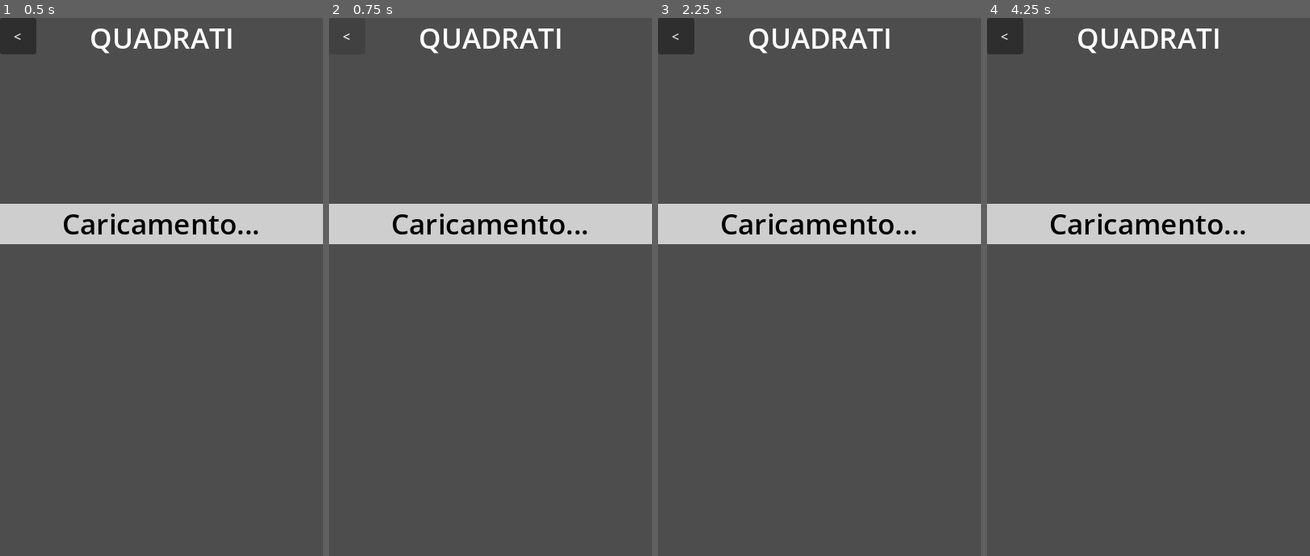
Above: before the commit, frames 1-4 (left to right).
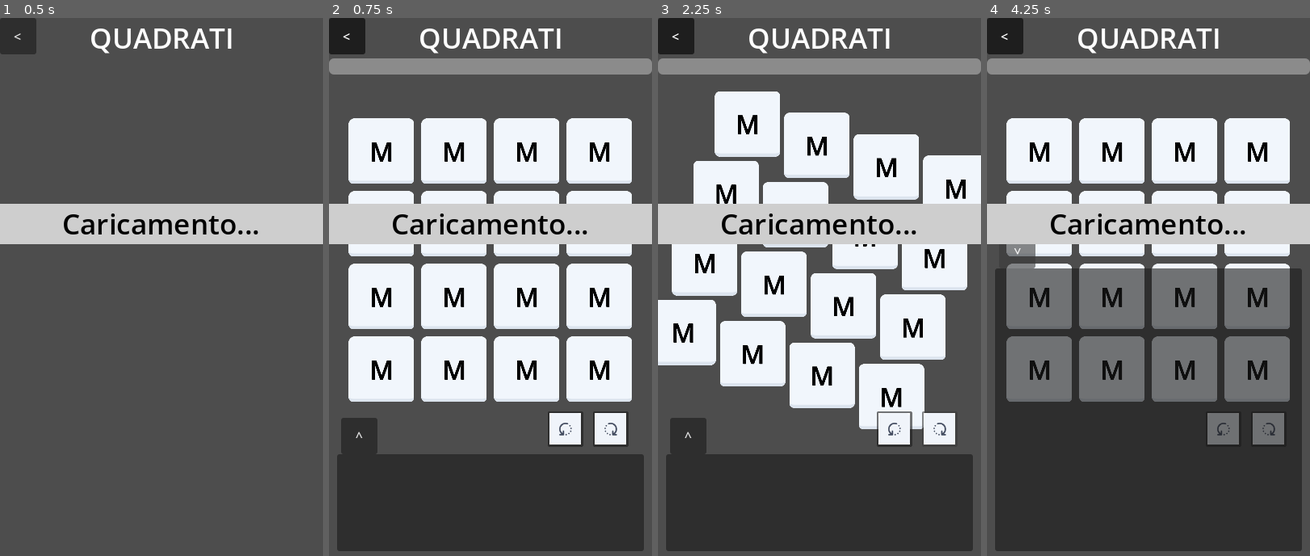
Above: after the commit, the same moments.

Repository: MarcoRizz/quadrati
Game: Godot game, scene res://scenes/main_window.tscn
Same seed, same stepped clock (60 frames per second), same inputs: the game is played once before the commit and once after it.
Inputs (mouse positions are in pixels of both pictures, inside the frame that each line leads up to):
- Up to frame 1 (0.5 s): no input
- Up to frame 2 (0.75 s): click "<" at 0.5 s
- Up to frame 3 (2.25 s): click (709, 152) at 1.27 s; click (939, 426) at 2.02 s
- Up to frame 4 (4.25 s): click (1222, 426) at 2.77 s; click (1016, 437) at 3.5 s, where only the run after the commit has a clickable "^"

Frame 1 is identical in both runs. In frame 2, 56% of the frame differs, in the area x 0-100%, y 0-100%; in frame 3, 55%; in frame 4, 67%, in the area x 0-100%, y 3-100%.
Error before the commit: Trying to assign value of type 'Nil' to a variable of type 'Dictionary'. (res://scripts/main_window.gd:82)
Error after the commit: Trying to assign value of type 'Nil' to a variable of type 'Dictionary'. (res://scripts/main_window.gd:89)

Commit message:
distruzione e creazione di nodi Game

Diff:
--- a/scenes/main_window.tscn
+++ b/scenes/main_window.tscn
@@ -21,6 +21,7 @@
 offset_bottom = 45.0
 pivot_offset = Vector2(22.5, 22.5)
 focus_mode = 0
+toggle_mode = true
 text = "<"
 
 [node name="Game" parent="." instance=ExtResource("3_kli33")]
@@ -43,5 +44,6 @@
 color = Color(0.808998, 0.808998, 0.808998, 1)
 polygon = PackedVector2Array(0, 0, 400, 0, 400, 50, 0, 50)
 
+[connection signal="toggled" from="YesterdayButton" to="." method="_on_yesterday_button_toggled"]
 [connection signal="attempt_result" from="Game" to="." method="_on_game_attempt_result"]
 [connection signal="game_complete" from="Game" to="." method="_on_game_game_complete"]
--- a/scripts/display.gd
+++ b/scripts/display.gd
@@ -6,9 +6,9 @@
 	pass # Replace with function body.
 
 
-func _on_grid_attempt_changed(add_char: bool, char: String) -> void:
+func _on_grid_attempt_changed(add_char: bool, letter: String) -> void:
 	if add_char:
-		text += char
+		text += letter
 	else:
 		text = text.erase(text.length() - 1, 1)
 
--- a/scripts/grid.gd
+++ b/scripts/grid.gd
@@ -95,15 +95,6 @@
 	$Timer.start()
 
 
-func deinstantiate() -> void: #TODO: da riconsiderare dopo riabilitazione pulsante yesterday
-	number_shown = false
-	for y in range(grid_size):
-		for x in range(grid_size):
-			tiles[x][y].passingWords.clear()
-			tiles[x][y].startingWords.clear()
-			# tiles[x][y].number_update()  #per ora non serve
-
-
 func elaborate_tile_coordinate(grid_vector: Vector2) -> Vector2:
 	return Vector2(
 		(tile_size + tile_spacing) * (grid_vector.x - 1.5),
@@ -131,7 +122,7 @@
 
 func _on_tile_selection_attempt(recived_tile: Node2D, selected: bool, letter: String):
 	if valid_attempt:
-		var attempt_len = len(attempt_tiles)
+		var attempt_len = attempt_tiles.size()
 		#capisco se sto tornando indietro o progredendo
 		if selected:
 			if attempt_len > 1 and recived_tile.grid_vect + attempt_tiles[-2].look_forward == attempt_tiles[-1].grid_vect:
--- a/scripts/main_game.gd
+++ b/scripts/main_game.gd
@@ -9,6 +9,8 @@
 signal attempt_result(word_finded: AttemptResult, word: String)
 signal reveal_word(word: String)
 signal game_complete()
+
+var history_mode = false
 
 var words = [] #colleziono tutte le parole
 var startingWords = [] #colleziono tutti gli inizi delle parole
@@ -39,10 +41,11 @@
 
 
 func load_game(data: Dictionary):
+	$Grid.history_mode = history_mode
 	# Aggiungi le parole
 	for i_parola in data.words:
 		words.append(i_parola)
-		$ProgressBar.max_value += len(i_parola)
+		$ProgressBar.max_value += i_parola.length()
 
 	# Salvo le posizioni iniziali
 	for i_start in data.startingLinks:
@@ -93,16 +96,16 @@
 
 func find_path_recursive_step(starting_tile: Array[Vector2], step: int, word: String) -> Array[Vector2]:
 	# Controllo se abbiamo raggiunto il numero di passi massimo
-	if step + 1 == len(word):
+	if step + 1 == word.length():
 		return starting_tile
 
 	else:
 		for dir in [Vector2(0, -1), Vector2(1, -1), Vector2(1, 0), Vector2(1, 1), Vector2(0, 1), Vector2(-1, 1), Vector2(-1, 0), Vector2(-1, -1)]:
 			var new_tile = starting_tile[-1] + dir
-			if new_tile.x >= 0 and new_tile.x < 4 and new_tile.y >= 0 and new_tile.y < 4 and starting_tile.find(new_tile) == -1 and $Grid.tiles[new_tile.x][new_tile.y].get_node("Sprite2D").get_node("Lettera").text == word[step + 1]:
+			if new_tile.x >= 0 and new_tile.x < 4 and new_tile.y >= 0 and new_tile.y < 4 and starting_tile.find(new_tile) == -1 and $Grid.tiles[new_tile.x][new_tile.y].get_letter() == word[step + 1]:
 				starting_tile.append(new_tile)
 				var path = find_path_recursive_step(starting_tile, step + 1, word)
-				if len(path) == len(word):
+				if path.size() == word.length():
 					return path
 				starting_tile.resize(starting_tile.size() - 1)
 
--- a/scripts/main_window.gd
+++ b/scripts/main_window.gd
@@ -13,17 +13,23 @@
 const fileName_old_grid := "user://lastsavedjson.save"
 const fileName_old_results := "user://lastsavedgame.save"
 
+const NodeGrid = preload("res://scenes/main_game.tscn")
+
 var todaysJson : Dictionary
 var todaysSave : Dictionary
 
+@onready var game_obj = $Game
+var game_obj_position # Lo assegno in _ready
+
 
 func _ready() -> void:
+	game_obj_position = game_obj.position
 	#leggo il file json di oggi
 	# Create an HTTP request node and connect its completion signal.
 	var http_request = HTTPRequest.new()
 	add_child(http_request)
 	http_request.request_completed.connect(self._http_request_completed)
-	$Game.hide()
+	game_obj.hide()
 	$MidText.show()
 
 	# Ottieni informazioni del client
@@ -60,7 +66,7 @@
 			return
 		var json_as_text = FileAccess.get_file_as_string(fileName_actual_grid)
 		todaysJson = JSON.parse_string(json_as_text)
-		load_data_to_game(todaysJson)
+		load_todays_data_to_game()
 
 
 # Called when the HTTP request is completed.
@@ -74,9 +80,10 @@
 				print("Saved JSON is corrupted, exiting")
 				get_tree().quit()
 				return
-			load_data_to_game(todaysJson)
-			return
-
+			load_todays_data_to_game()
+			return
+
+	# Ricevo il grid odierno
 	var json = JSON.new()
 	json.parse(body.get_string_from_utf8())
 	todaysJson = json.get_data()
@@ -93,13 +100,11 @@
 			print("Saved JSON is corrupted, exiting")
 			get_tree().quit()
 			return
-		load_data_to_game(todaysJson)
+		load_todays_data_to_game()
 		return
 
 	# Controlla se esiste già un file fileName_actual_grid
-	var local_saved_game = load_json_file(fileName_actual_grid, false)
-
-
+	var local_saved_game = load_json_file(fileName_actual_grid)
 	if not valid_game_file(local_saved_game) or not local_saved_game.todaysNum == todaysJson.todaysNum:
 		if not valid_game_file(local_saved_game):
 			if not local_saved_game == {}:
@@ -110,17 +115,38 @@
 		# Salva il nuovo file json in fileName_actual_grid
 		save_dictionary_file(todaysJson, fileName_actual_grid)
 
-	##in rifacimento
-	# Controlla se il 'todaysNum' del file salvato è diverso
+	# Controlla se il 'todaysNum' del file salvato è diverso (è cambiato giorno)
 	if valid_game_file(local_saved_game) and local_saved_game.todaysNum != todaysJson.todaysNum:
 		# Salva una copia del file esistente con il nuovo nome fileName_old_grid
 		save_dictionary_file(local_saved_game, fileName_old_grid)
 
 		# Salva il nuovo file json in fileName_actual_grid
 		save_dictionary_file(todaysJson, fileName_actual_grid)
-	##in rifacimento
-
-	load_data_to_game(todaysJson)
+
+	load_todays_data_to_game()
+
+
+func load_todays_data_to_game():
+	# Carico il salvataggio precedente
+	todaysSave = load_json_file(fileName_actual_results)
+	if not valid_save_file(todaysSave) or not todaysSave.todaysNum == todaysJson.todaysNum:
+		if not valid_save_file(todaysSave):
+			if not todaysSave == {}:
+				print("corrupted save file, ignoring it...")
+		else:
+			# Copia il contenuto del file in un nuovo file fileName_old_results
+			save_dictionary_file(todaysSave, fileName_old_results)
+		#creo un nuovo Dizionario vuoto col numero odierno
+		todaysSave.clear()
+		todaysSave.todaysNum = todaysJson.todaysNum
+		todaysSave.wordsFinded = []
+
+	# Carico la schermata
+	$Title.text += "#" + str(todaysJson.todaysNum)
+	game_obj.load_game(todaysJson)
+	game_obj.load_results(todaysSave)
+	game_obj.show()
+	$MidText.hide()
 
 
 func valid_game_file(file: Dictionary) -> bool:
@@ -129,33 +155,6 @@
 
 func valid_save_file(file: Dictionary) -> bool:
 	return file.has("todaysNum") and file.has("wordsFinded")
-
-func load_data_to_game(json_to_load, also_load_results: bool = true):
-	$Title.text += "#" + str(json_to_load.todaysNum)
-
-	#trasmetto le informazioni ricevute al Game
-	$Game.load_game(json_to_load)
-
-	#se trovo un file salvato odierno, carico le parole già trovate
-	if also_load_results:
-		todaysSave = load_json_file(fileName_actual_results)
-
-		if not valid_save_file(todaysSave) or not todaysSave.todaysNum == todaysJson.todaysNum:
-			if not valid_save_file(todaysSave):
-				if not todaysSave == {}:
-					print("corrupted save file, ignoring it...")
-			else:
-				# Copia il contenuto del file in un nuovo file fileName_old_results
-				save_dictionary_file(todaysSave, fileName_old_results)
-			#creo un nuovo Dizionario vuoto col numero odierno
-			todaysSave.clear()
-			todaysSave.todaysNum = todaysJson.todaysNum
-			todaysSave.wordsFinded = []
-		else:
-			$Game.load_results(todaysSave)
-
-	$Game.show()
-	$MidText.hide()
 
 
 #func _on_yesterday_button_pressed() -> void:
@@ -228,13 +227,42 @@
 		#load_data(yesterdaysJson)
 #
 		#$YesterdayButton.rotation = 0
-
-
-func load_json_file(fileName: String, expect_existing_file: bool = true) -> Dictionary:
+func _on_yesterday_button_toggled(toggled_on: bool) -> void:
+	var game_to_load: Dictionary
+	var save_to_load: Dictionary
+	if toggled_on:
+		# Carico i dati vecchi
+		game_to_load = load_json_file(fileName_old_grid)
+		if not valid_game_file(game_to_load) and not game_to_load == {}:
+			#TODO: messaggio a schermo
+			print("corrupted old json file, old results view canceled")
+			return
+		save_to_load = load_json_file(fileName_old_results)
+		if not valid_save_file(save_to_load) or not save_to_load.todaysNum == game_to_load.todaysNum:
+			if not valid_save_file(save_to_load) and not save_to_load == {}:
+				print("corrupted old save file, ignoring it...")
+			save_to_load.clear()
+	else:
+		game_to_load = todaysJson
+		save_to_load = todaysSave
+
+	# Cancello Game vecchio e ne istanzio uno nuovo
+	#game_obj.queue_free()
+	game_obj.free()
+	var new_grid = NodeGrid.instantiate()
+	add_child(new_grid)
+	game_obj = new_grid
+	game_obj.position = game_obj_position
+
+	$Title.text = "QUADRATI#" + str(game_to_load.todaysNum)
+	game_obj.history_mode = toggled_on
+	game_obj.load_game(game_to_load)
+	game_obj.load_results(save_to_load)
+	game_obj.history_mode = toggled_on
+
+
+func load_json_file(fileName: String) -> Dictionary:
 	if not FileAccess.file_exists(fileName):
-		if expect_existing_file:
-			print("load_json_file -> file non trovato: ", fileName)
-			return {}
 		return {}
 
 	# Carica il file di salvataggio
--- a/scripts/progress_bar.gd
+++ b/scripts/progress_bar.gd
@@ -9,7 +9,7 @@
 	pass # Replace with function body.
 
 func increase(word: String) -> void:
-	value += len(word)
+	value += word.length()
 
 	if not initials_threshold and value * 3.0 > max_value * 1.0:
 		initials_threshold = true
--- a/scripts/tile.gd
+++ b/scripts/tile.gd
@@ -29,13 +29,17 @@
 	$Sprite2D/Lettera.text = letters[grid_vect.x][grid_vect.y]
 
 
+func get_letter() -> String:
+	return $Sprite2D/Lettera.text
+
+
 func set_passingWords(indexes: Array, words: Array) -> void:
 	for i in indexes[grid_vect.x][grid_vect.y]:
 		passingWords.append(words[i])
 
 
 func number_update() -> void:
-	var new_number = len(startingWords);
+	var new_number = startingWords.size();
 	$Sprite2D/Numero.text = str(new_number)
 	if grid.history_mode:    #TODO: <-- da timuovere rif a grid
 		$Sprite2D/Numero.hide()
@@ -43,7 +47,7 @@
 		return
 	if not new_number:
 		$Sprite2D/Numero.hide()
-	if not len(passingWords):
+	if not passingWords.size():
 		$Sprite2D.self_modulate = Color(1, 1, 1)
 		$Sprite2D.modulate = Color(1, 1, 1, 0.4)
 	else:
@@ -77,7 +81,7 @@
 
 
 func show_number(show_it: bool) -> void:
-	if show_it and len(startingWords) != 0:
+	if show_it and not startingWords.is_empty():
 		$Sprite2D/Numero.show()
 	else:
 		$Sprite2D/Numero.hide()
--- a/scripts/worldpanel.gd
+++ b/scripts/worldpanel.gd
@@ -11,7 +11,7 @@
 @onready var vbox = $ScrollContainer/VBoxContainer
 @onready var scroll_container = $ScrollContainer
 
-var lunghezza_parole = {
+var box_parole = {
 	 "4-lettere": {"n": 0, "n_max": 0, "title": Label.new(), "containers": []},
 	 "5-lettere": {"n": 0, "n_max": 0, "title": Label.new(), "containers": []},
 	 "6-lettere": {"n": 0, "n_max": 0, "title": Label.new(), "containers": []},
@@ -63,11 +63,11 @@
 	#rilevo la posizione globale
 	panel_y_bottom = position.y + original_size_y
 
-	# Impostazioni dei Nodi di lunghezza_parole
-	for size_n in lunghezza_parole:
-		lunghezza_parole[size_n]["title"].set("theme_override_colors/font_color", Color.BLANCHED_ALMOND)
+	# Impostazioni dei Nodi di box_parole
+	for size_n in box_parole:
+		box_parole[size_n]["title"].set("theme_override_colors/font_color", Color.BLANCHED_ALMOND)
 		# Aggiungi il primo HBoxContainer vuoto
-		create_hbox(lunghezza_parole[size_n]["containers"])
+		create_hbox(box_parole[size_n]["containers"])
 
 
 # Called every frame. 'delta' is the elapsed time since the previous frame.
@@ -104,11 +104,11 @@
 func add_word(word: String, increase_count: bool = true):
 	var lunghezza = word.length()
 	# Verifica la size_n corrispondente alla lunghezza della parola
-	for size_n in lunghezza_parole:
+	for size_n in box_parole:
 		if str(lunghezza) + "-lettere" == size_n:
-			var n = lunghezza_parole[size_n]["n"]
-			var n_max = lunghezza_parole[size_n]["n_max"]
-			var container_array = lunghezza_parole[size_n]["containers"]
+			var n = box_parole[size_n]["n"]
+			var n_max = box_parole[size_n]["n_max"]
+			var container_array = box_parole[size_n]["containers"]
 			var last_container = container_array[-1]  # Ottieni l'ultimo HBoxContainer
 
 			# Crea un nuovo Label per la parola
@@ -136,10 +136,10 @@
 			if increase_count:
 				# Aggiorna il conteggio delle parole trovate
 				n +=1
-				lunghezza_parole[size_n]["n"] = n
-				lunghezza_parole[size_n]["title"].text = size_n + ": " + str(n) + "/" + str(n_max)
+				box_parole[size_n]["n"] = n
+				box_parole[size_n]["title"].text = size_n + ": " + str(n) + "/" + str(n_max)
 				if n >= n_max:
-					lunghezza_parole[size_n]["title"].set("theme_override_colors/font_color", Color.AQUAMARINE)
+					box_parole[size_n]["title"].set("theme_override_colors/font_color", Color.AQUAMARINE)
 			else:
 				word_label.self_modulate = Color(1, 0.3, 0.3)
 
@@ -169,38 +169,16 @@
 func instantiate(json: Dictionary) -> void:
 	for i_parola in json.words:
 		var lunghezza = i_parola.length()
-		lunghezza_parole[str(lunghezza) + "-lettere"].n_max += 1
-
-	for size_n in lunghezza_parole:
-		if lunghezza_parole[size_n]["n_max"] != 0:
-			lunghezza_parole[size_n]["title"].text = size_n + ": 0/" + str(lunghezza_parole[size_n]["n_max"])
-			vbox.add_child(lunghezza_parole[size_n]["title"])
+		box_parole[str(lunghezza) + "-lettere"].n_max += 1
+
+	for size_n in box_parole:
+		if box_parole[size_n]["n_max"] != 0:
+			box_parole[size_n]["title"].text = size_n + ": 0/" + str(box_parole[size_n]["n_max"])
+			vbox.add_child(box_parole[size_n]["title"])
 
 			# Aggiungi tutti gli HBoxContainer per la specifica lunghezza di parole
-			for container in lunghezza_parole[size_n]["containers"]:
+			for container in box_parole[size_n]["containers"]:
 				vbox.add_child(container)
-
-
-func deinstantiate() -> void:
-	# Scollego e resetto tutte le righe in WordPanel
-	for child in vbox.get_children():
-		vbox.remove_child(child)
-		if child.is_class("HBoxContainer"):
-			child.queue_free()
-	for size_n in lunghezza_parole:
-		lunghezza_parole[size_n]["n_max"] = 0
-		lunghezza_parole[size_n]["n"] = 0
-		lunghezza_parole[size_n]["title"].set("theme_override_colors/font_color", Color.BLANCHED_ALMOND)
-		# non riassegno i titoli tanto reinizializzo subito
-
-		lunghezza_parole[size_n]["containers"].clear()
-
-		# Aggiungi il primo HBoxContainer vuoto
-		create_hbox(lunghezza_parole[size_n]["containers"])
-		# La prima e unica riga la svuoto
-		for i_label in lunghezza_parole[size_n]["containers"][0].get_children():
-			lunghezza_parole[size_n]["containers"][0].remove_child(i_label)
-			i_label.queue_free()
 
 
 func _on_button_pressed() -> void:
